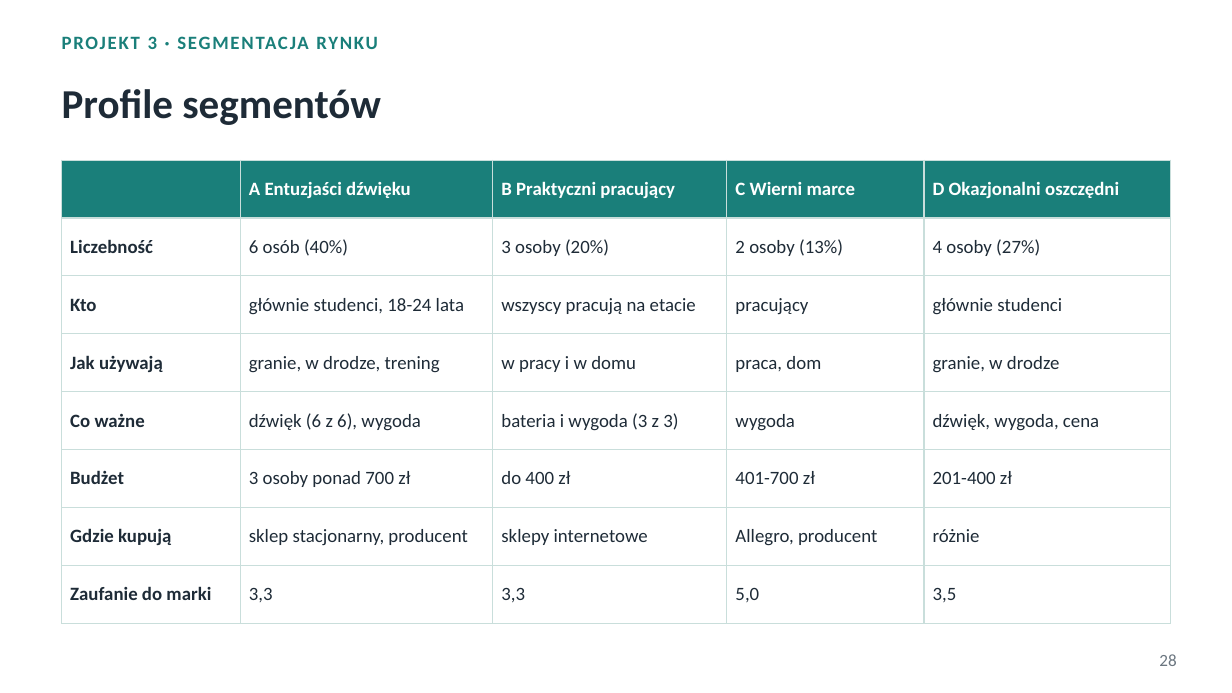
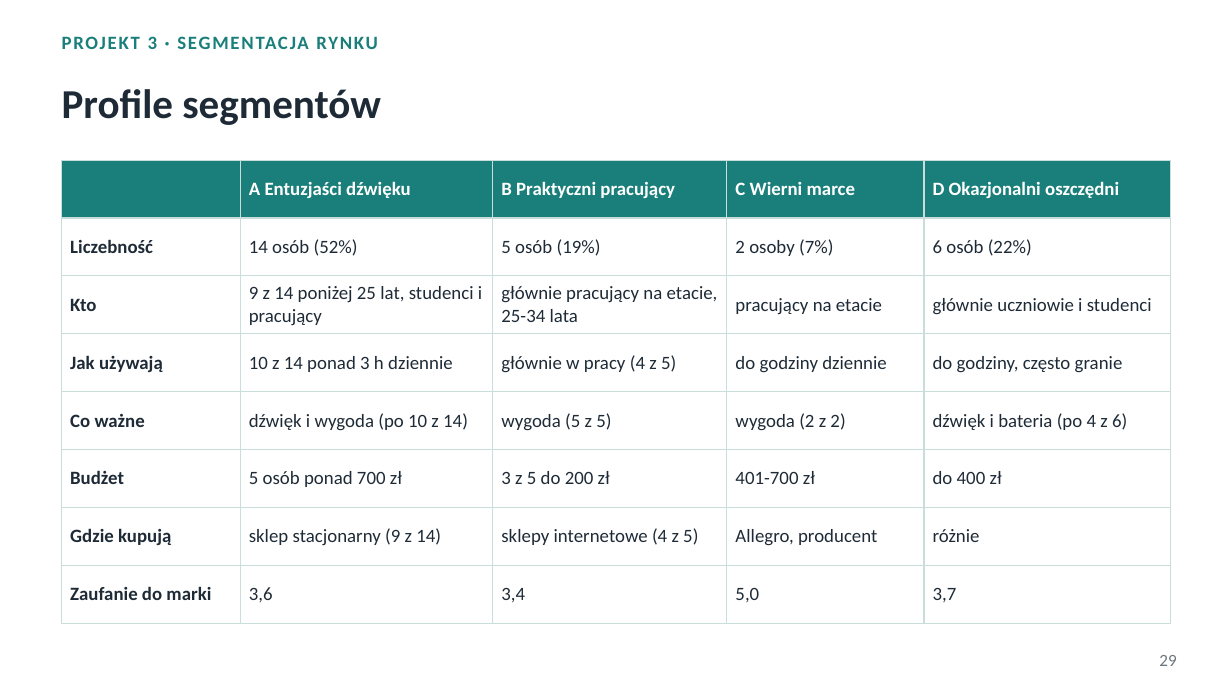
Before and after one commit to ploiu123/praca, a slide deck: slide 29 of prezentacja/Podstawy_analityki_projekty.pptx (slide 28 before the commit). Drawn at 1232x693 pixels with LibreOffice and Linux fonts; fonts in the diff are those of the drawing. Boxes give left, top, right and bottom in pixels: in the first picture for what was removed or moved away, otherwise in the second. Text is boxed around its words. In the diff, an @@ line names an element or a change of style, - is before the commit and + after.

```diff
--- a/prezentacja/Podstawy_analityki_projekty.pptx
+++ b/prezentacja/Podstawy_analityki_projekty.pptx
@@ table at (62,160,1170,606) @@
-row 2: Liczebność | 6 osób (40%) | 3 osoby (20%) | 2 osoby (13%) | 4 osoby (27%)
+row 2: Liczebność | 14 osób (52%) | 5 osób (19%) | 2 osoby (7%) | 6 osób (22%)
-row 3: Kto | głównie studenci, 18-24 lata | wszyscy pracują na etacie | pracujący | głównie studenci
+row 3: Kto | 9 z 14 poniżej 25 lat, studenci i pracujący | głównie pracujący na etacie, 25-34 lata | pracujący na etacie | głównie uczniowie i studenci
-row 4: Jak używają | granie, w drodze, trening | w pracy i w domu | praca, dom | granie, w drodze
+row 4: Jak używają | 10 z 14 ponad 3 h dziennie | głównie w pracy (4 z 5) | do godziny dziennie | do godziny, często granie
-row 5: Co ważne | dźwięk (6 z 6), wygoda | bateria i wygoda (3 z 3) | wygoda | dźwięk, wygoda, cena
+row 5: Co ważne | dźwięk i wygoda (po 10 z 14) | wygoda (5 z 5) | wygoda (2 z 2) | dźwięk i bateria (po 4 z 6)
-row 6: Budżet | 3 osoby ponad 700 zł | do 400 zł | 401-700 zł | 201-400 zł
+row 6: Budżet | 5 osób ponad 700 zł | 3 z 5 do 200 zł | 401-700 zł | do 400 zł
-row 7, column 2: sklep stacjonarny, producent
+row 7, column 2: sklep stacjonarny (9 z 14)
-row 7, column 3: sklepy internetowe
+row 7, column 3: sklepy internetowe (4 z 5)
-row 8: Zaufanie do marki | 3,3 | 3,3 | 5,0 | 3,5
+row 8: Zaufanie do marki | 3,6 | 3,4 | 5,0 | 3,7
@@ page number at (1159,655,1176,666): text changed @@
-28
+29
```
Also in this commit, not shown: 11 other slides changed, 1 slide added, 20 other files.
